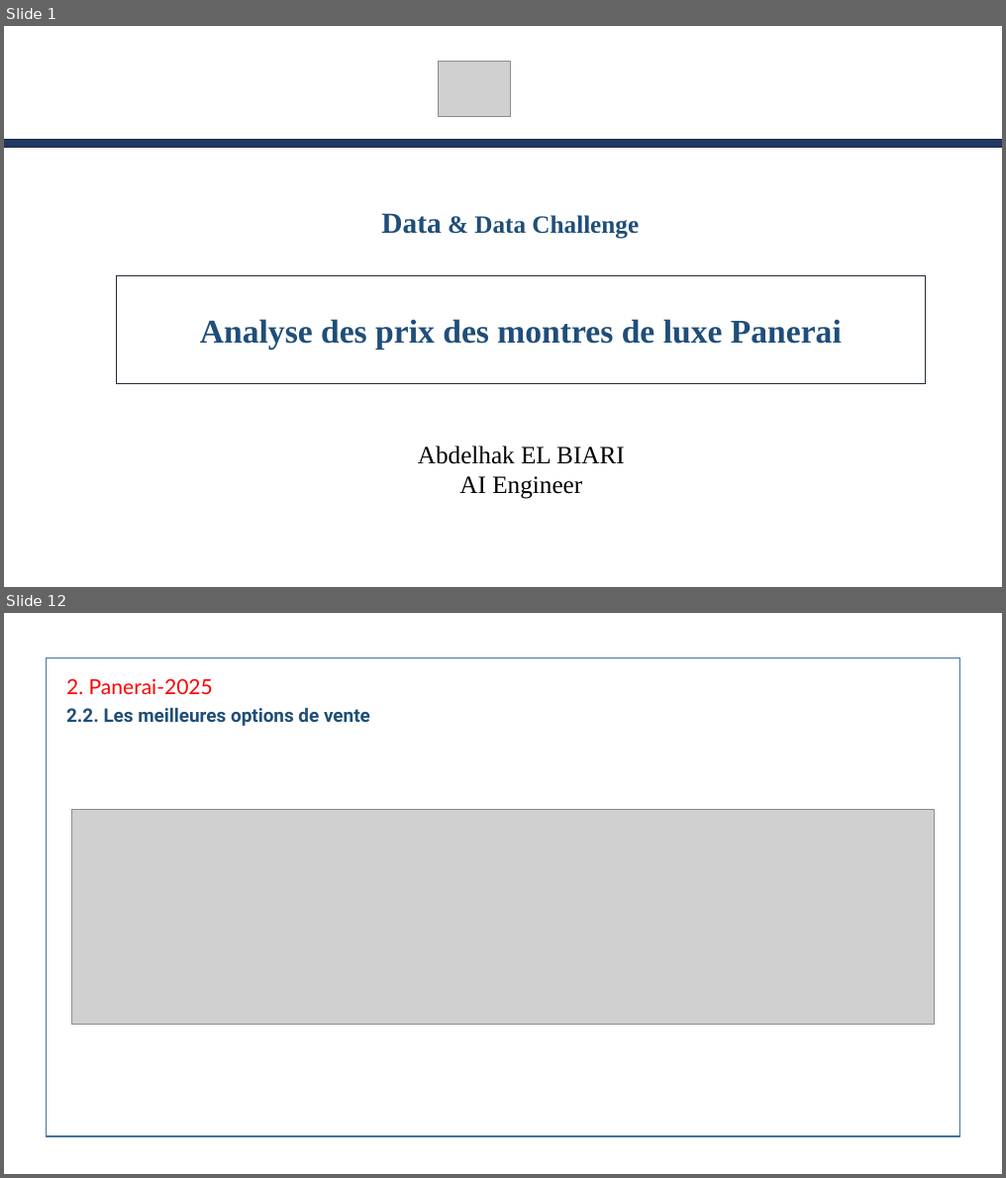
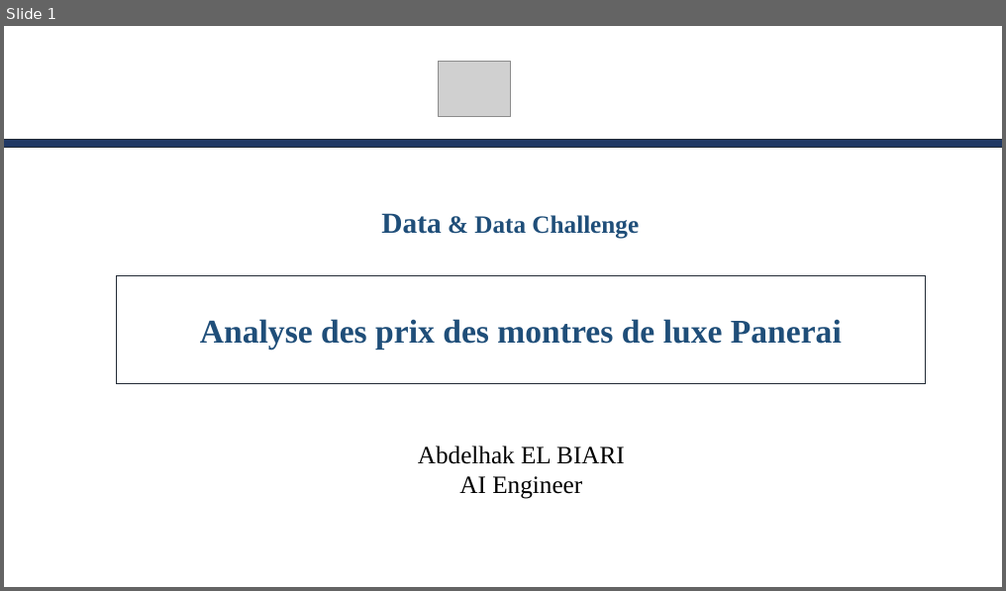
Before and after one commit to Ahak99/Data-Data-Challenge, a slide deck: docs/Présentation - Analyse des prix des montres de luxe Panerai.pptx. Shown one above the other, each under a label of ours: slides 1 and 12 before the commit, slide 1 after it; the slides between them are not shown. The pictures are 1006x1178 and 1006x591 pixels, drawn with LibreOffice and Linux fonts; fonts in the diff are those of the drawing; grey boxes stand for pictures. Boxes give left, top, right and bottom in pixels: in the first picture for what was removed or moved away, otherwise in the second. Text is boxed around its words. In the diff, an @@ line names an element or a change of style, - is before the commit and + after.

```diff
--- a/docs/Présentation - Analyse des prix des montres de luxe Panerai.pptx
+++ b/docs/Présentation - Analyse des prix des montres de luxe Panerai.pptx
@@ slide 12 removed at (4,613,1002,1174), background #FFFFFF @@
@@ rectangle removed at (46,658,960,1137) @@
@@ text removed at (66,678,213,694) @@
-2. Panerai-2025
@@ text removed at (66,708,370,726) @@
-2.2. Les meilleures options de vente
@@ picture removed at (71,810,935,1025) @@
```
Also in this commit, not shown: 5 slides changed, 21 slides added, 17 other slides removed, 6 other files.
